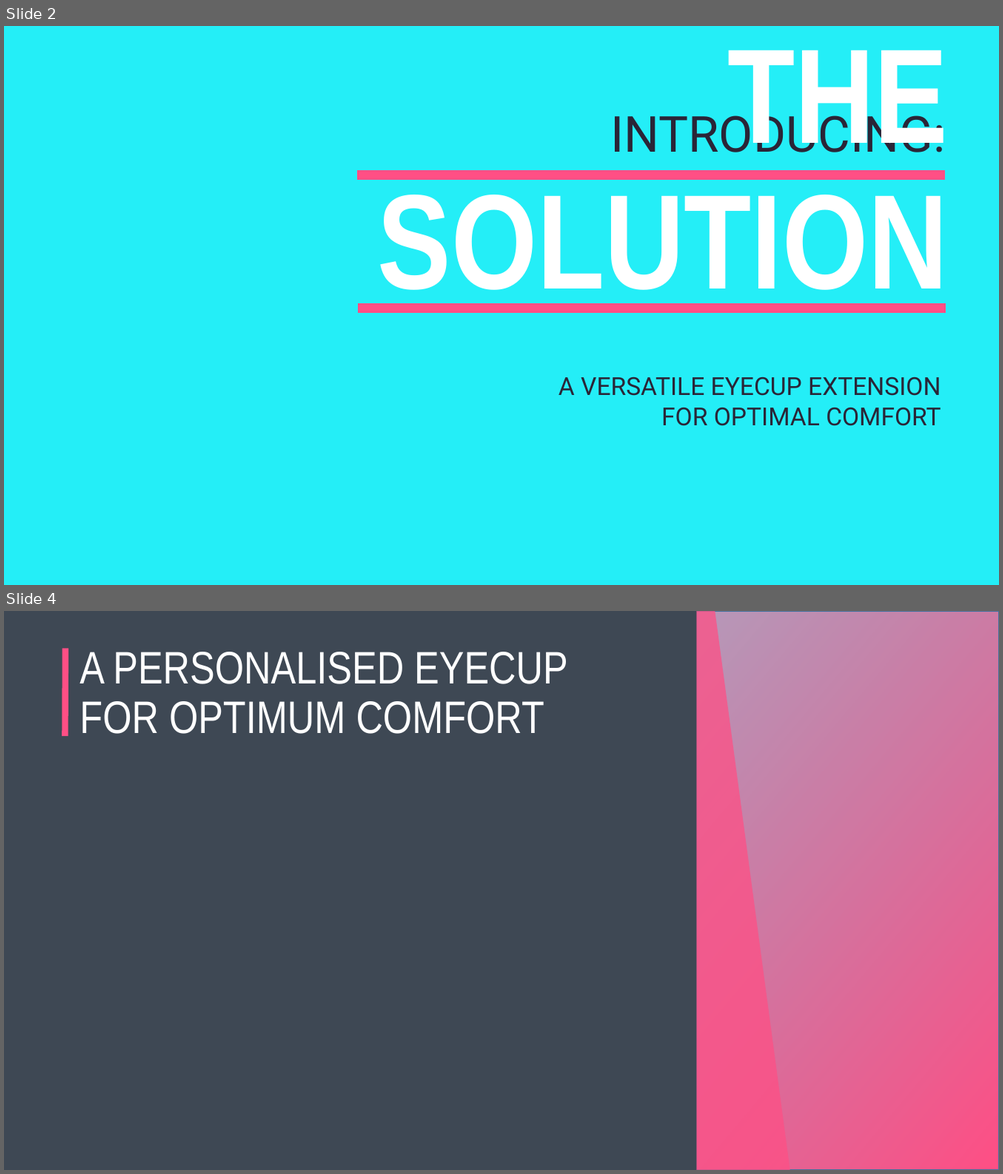
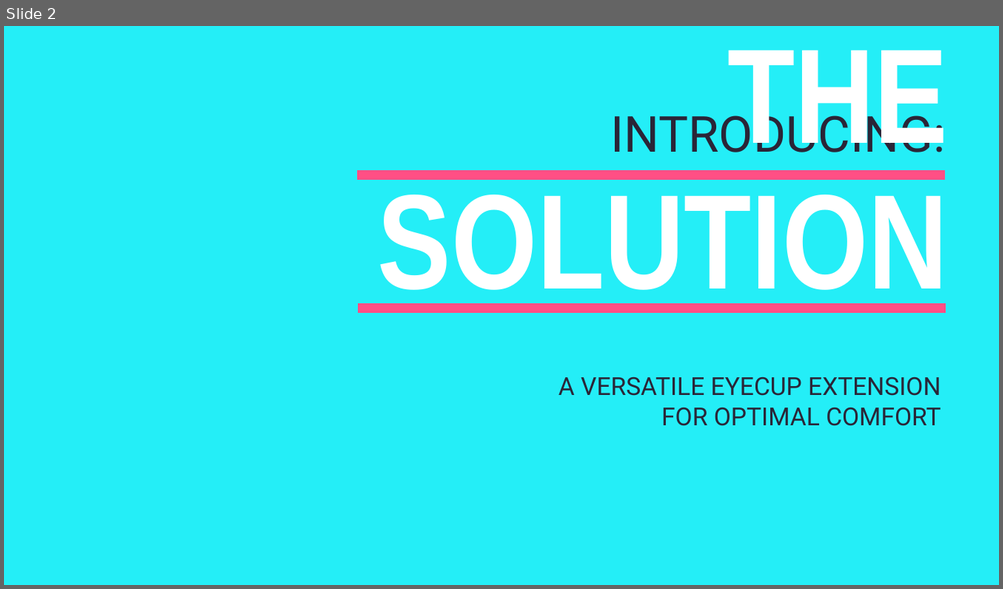
Before and after one commit to papillon-des-ombres/Nikon-D3400-DK-25-Extension, a slide deck: Promo.pptx. Shown one above the other, each under a label of ours: slides 2 and 4 before the commit, slide 2 after it; the slides between them are not shown. The pictures are 1003x1174 and 1003x589 pixels, drawn with LibreOffice and Linux fonts; fonts in the diff are those of the drawing; background and template pictures are left out. Boxes give left, top, right and bottom in pixels: in the first picture for what was removed or moved away, otherwise in the second. Text is boxed around its words. In the diff, an @@ line names an element or a change of style, - is before the commit and + after.

```diff
--- a/Promo.pptx
+++ b/Promo.pptx
@@ slide 4 removed at <box>4,611,999,1170</box>, background picture (left out) @@
@@ rectangle removed at <box>4,611,697,1170</box> @@
@@ rectangle removed at <box>356,611,807,1170</box> @@
@@ rectangle removed at <box>697,611,999,1170</box> @@
@@ rectangle removed at <box>697,611,999,1170</box> @@
@@ line removed from (65, 736) to (65, 648) @@
@@ title removed at <box>79,652,568,734</box> @@
-A PERSONALISED EYECUP
-FOR OPTIMUM COMFORT
@@ rectangle removed at <box>386,672,999,1170</box> @@
```
Also in this commit, not shown: 1 slide changed, 2 slides added, 10 other files.
